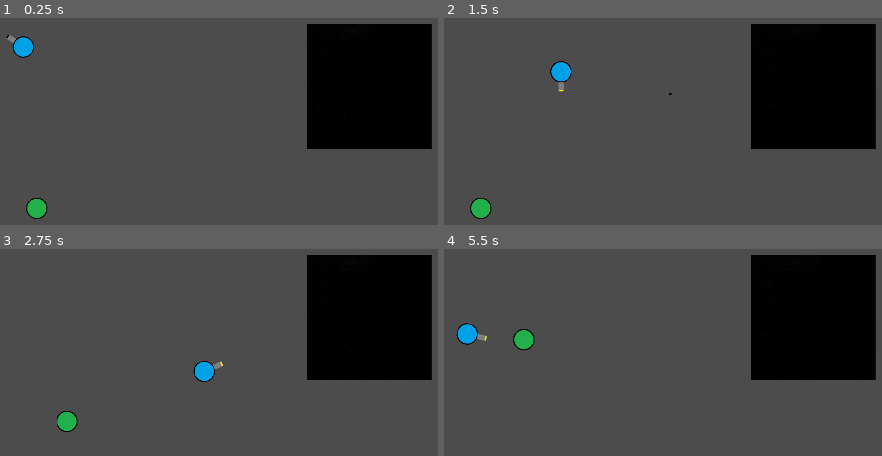
Above: before the commit, frames 1-4 (two rows, left to right).
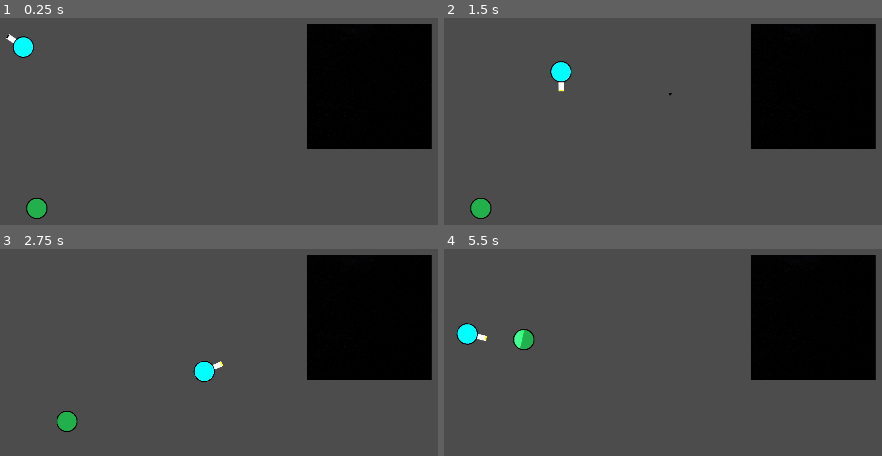
Above: after the commit, the same moments.

Repository: Jey-but-on-github/TP-2-jeux-2D
Game: Godot game, scene res://Scene/Main.tscn
Two runs of this game, one before a commit and one after it. Both use one fixed random seed, a clock stepped at 60 frames per second and the inputs below.
Inputs (mouse positions are in pixels of both pictures, inside the frame that each line leads up to):
- Up to frame 1 (0.25 s): no input
- Up to frame 2 (1.5 s): tap Enter at 0.5 s; move the mouse to (outside the picture) at 0.52 s; hold D (right) 0.53-1.28 s; tap F (fire) at 0.6 s; move the mouse to (562, 193) at 1.27 s; hold S (down) from 1.28 s (still down); tap Z (switch) at 1.35 s
- Up to frame 3 (2.75 s): move the mouse to (359, 302) at 2.02 s; release S (down) at 2.03 s; hold D (right) from 2.03 s (still down); tap F (fire) at 2.1 s
- Up to frame 4 (5.5 s): move the mouse to (outside the picture) at 2.77 s; release D (right) at 2.78 s; hold W (up) 2.78-3.53 s; tap Z (switch) at 2.85, 4.35 s; move the mouse to (outside the picture) at 3.52 s; hold A (left) 3.53-5.03 s; tap F (fire) at 3.6, 5.1 s; move the mouse to (483, 335) at 4.27 s; move the mouse to (759, 402) at 5.02 s; hold S (down) from 5.03 s (still down)

The runs differ from the first frame. In frame 1, 0.4% of the frame differs, in the area x 1-8%, y 7-19%; in frame 2, 0.4%; in frame 3, 0.4%; in frame 4, 0.5%, in the area x 2-19%, y 36-48%.

Commit message:
ajout des structure du niveau 1 2 et 3

Diff:
--- /dev/null
+++ b/Scene/Maps/Lvl1.tscn
@@ -0,0 +1,85 @@
+[gd_scene load_steps=4 format=2]
+
+[ext_resource path="res://Scene/Mur.tscn" type="PackedScene" id=1]
+[ext_resource path="res://Scene/plancher.tscn" type="PackedScene" id=2]
+[ext_resource path="res://Scene/Player/Player.tscn" type="PackedScene" id=3]
+
+[node name="Test Map" type="Node"]
+
+[node name="Sprite" parent="." instance=ExtResource( 2 )]
+position = Vector2( 23788, 1120.33 )
+scale = Vector2( 186.865, 6.1865 )
+
+[node name="KinematicBody2D2" parent="." instance=ExtResource( 1 )]
+position = Vector2( 4203.27, 825.172 )
+scale = Vector2( -1.08181, -5.54009 )
+
+[node name="KinematicBody2D9" parent="." instance=ExtResource( 1 )]
+position = Vector2( 5185.44, 78.4558 )
+scale = Vector2( -5.84776, -0.611341 )
+
+[node name="KinematicBody2D10" parent="." instance=ExtResource( 1 )]
+position = Vector2( 5151.8, -385.719 )
+scale = Vector2( -5.84776, -0.611341 )
+
+[node name="KinematicBody2D11" parent="." instance=ExtResource( 1 )]
+position = Vector2( 5991.81, 646.281 )
+scale = Vector2( -0.647759, 4.42866 )
+
+[node name="KinematicBody2D12" parent="." instance=ExtResource( 1 )]
+position = Vector2( 5959.81, -977.719 )
+scale = Vector2( -0.647759, 4.42866 )
+
+[node name="KinematicBody2D13" parent="." instance=ExtResource( 1 )]
+position = Vector2( 7239.81, -1537.72 )
+scale = Vector2( -9.08047, 0.725902 )
+
+[node name="KinematicBody2D14" parent="." instance=ExtResource( 1 )]
+position = Vector2( 7263.81, 1214.28 )
+scale = Vector2( -9.08047, 0.725902 )
+
+[node name="KinematicBody2D15" parent="." instance=ExtResource( 1 )]
+position = Vector2( 8479.81, -161.719 )
+scale = Vector2( -0.920467, 9.8459 )
+
+[node name="KinematicBody2D8" parent="." instance=ExtResource( 1 )]
+position = Vector2( 1629.96, 1349.53 )
+scale = Vector2( -0.481811, -3.50009 )
+
+[node name="KinematicBody2D16" parent="." instance=ExtResource( 1 )]
+position = Vector2( 667.787, 1114.33 )
+scale = Vector2( 4.51819, -0.740092 )
+
+[node name="KinematicBody2D" parent="." instance=ExtResource( 1 )]
+position = Vector2( -153.072, 648.797 )
+scale = Vector2( -1.08181, -6.38009 )
+
+[node name="KinematicBody2D5" parent="." instance=ExtResource( 1 )]
+position = Vector2( 3168.08, 250.662 )
+scale = Vector2( -0.518533, -3.64567 )
+
+[node name="KinematicBody2D6" parent="." instance=ExtResource( 1 )]
+position = Vector2( 3556.13, 719.353 )
+rotation = 1.5708
+scale = Vector2( -0.518533, -2.08567 )
+
+[node name="KinematicBody2D3" parent="." instance=ExtResource( 1 )]
+position = Vector2( 2023.56, -460.078 )
+rotation = 1.5708
+scale = Vector2( -1.08181, -15.6201 )
+
+[node name="KinematicBody2D4" parent="." instance=ExtResource( 1 )]
+position = Vector2( 2023.56, 1751.42 )
+rotation = 1.5708
+scale = Vector2( -1.08181, -15.6201 )
+
+[node name="Player" parent="." instance=ExtResource( 3 )]
+position = Vector2( 512.421, 449.492 )
+
+[node name="Camera2D" type="Camera2D" parent="Player"]
+current = true
+
+[node name="CanvasModulate" type="CanvasModulate" parent="."]
+
+[node name="KinematicBody2D7" parent="." instance=ExtResource( 1 )]
+position = Vector2( 1106.21, 443.492 )
--- /dev/null
+++ b/Scene/Maps/Lvl2.tscn
@@ -0,0 +1,142 @@
+[gd_scene load_steps=4 format=2]
+
+[ext_resource path="res://Scene/Mur.tscn" type="PackedScene" id=1]
+[ext_resource path="res://Scene/Player/Player.tscn" type="PackedScene" id=2]
+[ext_resource path="res://Ressource/Map Asset/plancher.jpg" type="Texture" id=3]
+
+[node name="Niveau 1" type="Node"]
+
+[node name="CanvasModulate" type="CanvasModulate" parent="."]
+
+[node name="Sprite" type="Sprite" parent="."]
+scale = Vector2( 12.8492, -12.6721 )
+texture = ExtResource( 3 )
+
+[node name="Mur" parent="." instance=ExtResource( 1 )]
+position = Vector2( 447.437, 698.676 )
+scale = Vector2( 2.96767, 0.245621 )
+
+[node name="Mur4" parent="." instance=ExtResource( 1 )]
+position = Vector2( 1465.45, 698.676 )
+scale = Vector2( 2.96767, 0.245621 )
+
+[node name="Mur15" parent="." instance=ExtResource( 1 )]
+position = Vector2( 1559.14, 1056.86 )
+scale = Vector2( 2.40767, 0.245621 )
+
+[node name="Mur5" parent="." instance=ExtResource( 1 )]
+position = Vector2( 1049.45, 917.116 )
+scale = Vector2( 0.20767, 1.24562 )
+
+[node name="Mur6" parent="." instance=ExtResource( 1 )]
+position = Vector2( 862.657, 917.702 )
+scale = Vector2( 0.20767, 1.24562 )
+
+[node name="Mur7" parent="." instance=ExtResource( 1 )]
+position = Vector2( -65.3539, 1123.7 )
+scale = Vector2( 5.34725, -0.311562 )
+
+[node name="Mur13" parent="." instance=ExtResource( 1 )]
+position = Vector2( 507.416, 1698.06 )
+scale = Vector2( 9.37875, -0.372553 )
+
+[node name="Mur18" parent="." instance=ExtResource( 1 )]
+position = Vector2( 503.641, -76.4224 )
+scale = Vector2( 9.37875, -0.372553 )
+
+[node name="Mur11" parent="." instance=ExtResource( 1 )]
+position = Vector2( 714.286, 1350.23 )
+scale = Vector2( 0.199556, 1.22122 )
+
+[node name="Mur20" parent="." instance=ExtResource( 1 )]
+position = Vector2( 327.298, 1459.72 )
+scale = Vector2( 0.199556, 1.22122 )
+
+[node name="Mur21" parent="." instance=ExtResource( 1 )]
+position = Vector2( -88.1051, 1358.81 )
+scale = Vector2( 0.199556, 1.22122 )
+
+[node name="Mur22" parent="." instance=ExtResource( 1 )]
+position = Vector2( -562.371, 1410.95 )
+scale = Vector2( 2.03956, 0.22122 )
+
+[node name="Mur23" parent="." instance=ExtResource( 1 )]
+position = Vector2( -399.237, 1513.54 )
+scale = Vector2( 0.15956, 0.472201 )
+
+[node name="Mur12" parent="." instance=ExtResource( 1 )]
+position = Vector2( 1904.96, 307.695 )
+scale = Vector2( 0.199556, 2.74122 )
+
+[node name="Mur19" parent="." instance=ExtResource( 1 )]
+position = Vector2( 1051.8, 414.044 )
+scale = Vector2( 0.188547, 2.09608 )
+
+[node name="Mur16" parent="." instance=ExtResource( 1 )]
+position = Vector2( 1904.96, 1212.37 )
+scale = Vector2( 0.199556, 3.18122 )
+
+[node name="Mur9" parent="." instance=ExtResource( 1 )]
+position = Vector2( -455.244, 695.065 )
+scale = Vector2( 3.17866, -0.263315 )
+
+[node name="Mur8" parent="." instance=ExtResource( 1 )]
+position = Vector2( 6.70755, 982.112 )
+scale = Vector2( 0.186095, -1.17096 )
+
+[node name="Mur10" parent="." instance=ExtResource( 1 )]
+position = Vector2( -895.274, 961.136 )
+scale = Vector2( 0.186095, -1.53096 )
+
+[node name="Mur17" parent="." instance=ExtResource( 1 )]
+position = Vector2( -901.9, 93.6175 )
+scale = Vector2( 0.186095, -1.37096 )
+
+[node name="Mur24" parent="." instance=ExtResource( 1 )]
+position = Vector2( -906.138, 572.495 )
+scale = Vector2( 0.186095, -0.970963 )
+
+[node name="Mur25" parent="." instance=ExtResource( 1 )]
+position = Vector2( -435.736, 458.073 )
+scale = Vector2( 0.186095, -1.41096 )
+
+[node name="Mur26" parent="." instance=ExtResource( 1 )]
+position = Vector2( 210.072, 289.894 )
+scale = Vector2( 4.5061, -0.330963 )
+
+[node name="Mur27" parent="." instance=ExtResource( 1 )]
+position = Vector2( -1417.76, 572.18 )
+scale = Vector2( 3.5461, -0.210963 )
+
+[node name="Mur28" parent="." instance=ExtResource( 1 )]
+position = Vector2( -1422.25, 217.482 )
+scale = Vector2( 3.5461, -0.210963 )
+
+[node name="Mur29" parent="." instance=ExtResource( 1 )]
+position = Vector2( -1934.1, 397.076 )
+scale = Vector2( 0.146095, 1.06904 )
+
+[node name="Mur30" parent="." instance=ExtResource( 1 )]
+position = Vector2( 1356.96, 1371.37 )
+scale = Vector2( 1.10609, 1.06904 )
+
+[node name="Mur14" parent="." instance=ExtResource( 1 )]
+position = Vector2( -897.519, 1394.41 )
+scale = Vector2( 0.186095, -2.09096 )
+
+[node name="Mur2" parent="." instance=ExtResource( 1 )]
+position = Vector2( 254.732, 478.763 )
+scale = Vector2( 1.68767, 0.245621 )
+
+[node name="Mur3" parent="." instance=ExtResource( 1 )]
+position = Vector2( 27.5338, 587.114 )
+scale = Vector2( 0.180792, -0.555133 )
+
+[node name="Player" parent="." instance=ExtResource( 2 )]
+position = Vector2( 137.907, 595.355 )
+
+[node name="Camera2D" type="Camera2D" parent="Player"]
+position = Vector2( -0.309006, -0.99823 )
+scale = Vector2( -21.5103, 0.380986 )
+current = true
+zoom = Vector2( 0.6, 0.6 )
--- /dev/null
+++ b/Scene/Maps/Lvl3.tscn
@@ -0,0 +1,247 @@
+[gd_scene load_steps=3 format=2]
+
+[ext_resource path="res://Scene/Mur.tscn" type="PackedScene" id=1]
+[ext_resource path="res://Ressource/Map Asset/plancher.jpg" type="Texture" id=2]
+
+[node name="Node" type="Node"]
+
+[node name="Sprite" type="Sprite" parent="."]
+position = Vector2( 802.811, 373.074 )
+scale = Vector2( 40.1351, 39.5139 )
+texture = ExtResource( 2 )
+
+[node name="Mur" parent="." instance=ExtResource( 1 )]
+position = Vector2( -1061.59, 681.231 )
+scale = Vector2( -7.09773, 0.464369 )
+
+[node name="Mur4" parent="." instance=ExtResource( 1 )]
+position = Vector2( -39.6416, 1131.19 )
+scale = Vector2( 0.398336, 3.37107 )
+
+[node name="Mur5" parent="." instance=ExtResource( 1 )]
+position = Vector2( -69.8457, -212.887 )
+scale = Vector2( 0.398336, 3.37107 )
+
+[node name="Mur6" parent="." instance=ExtResource( 1 )]
+position = Vector2( 1040.15, -635.742 )
+scale = Vector2( 7.83834, 0.571066 )
+
+[node name="Mur7" parent="." instance=ExtResource( 1 )]
+position = Vector2( 1085.46, 1546.5 )
+scale = Vector2( 7.83834, 0.571066 )
+
+[node name="Mur8" parent="." instance=ExtResource( 1 )]
+position = Vector2( 4021.46, 1562.5 )
+scale = Vector2( 7.83834, 0.571066 )
+
+[node name="Mur9" parent="." instance=ExtResource( 1 )]
+position = Vector2( 2176.93, 1925.35 )
+scale = Vector2( 0.558339, 3.05107 )
+
+[node name="Mur10" parent="." instance=ExtResource( 1 )]
+position = Vector2( 1140.93, 2297.35 )
+scale = Vector2( 7.47834, 0.571067 )
+
+[node name="Mur11" parent="." instance=ExtResource( 1 )]
+position = Vector2( 2939.01, 1935.83 )
+scale = Vector2( 0.678341, 3.05107 )
+
+[node name="Mur12" parent="." instance=ExtResource( 1 )]
+position = Vector2( 4145.97, 2287.83 )
+scale = Vector2( 8.71834, 0.691066 )
+
+[node name="Mur13" parent="." instance=ExtResource( 1 )]
+position = Vector2( 5362.19, 3272.12 )
+scale = Vector2( 0.638337, 7.21106 )
+
+[node name="Mur14" parent="." instance=ExtResource( 1 )]
+position = Vector2( 4196.88, 4256.41 )
+scale = Vector2( 8.39834, 0.771064 )
+
+[node name="Mur15" parent="." instance=ExtResource( 1 )]
+position = Vector2( 3717.42, 2710.16 )
+scale = Vector2( 0.718339, 3.45107 )
+
+[node name="Mur16" parent="." instance=ExtResource( 1 )]
+position = Vector2( 4225.39, 3103.83 )
+scale = Vector2( 3.99834, 0.931066 )
+
+[node name="Mur17" parent="." instance=ExtResource( 1 )]
+position = Vector2( 136.239, 2900.65 )
+scale = Vector2( 0.95834, 4.45107 )
+
+[node name="Mur18" parent="." instance=ExtResource( 1 )]
+position = Vector2( 1240.24, 4244.65 )
+scale = Vector2( -8.08934, 0.899578 )
+
+[node name="Mur19" parent="." instance=ExtResource( 1 )]
+position = Vector2( -357.802, 3411.71 )
+scale = Vector2( -4.16934, 0.899578 )
+
+[node name="Mur20" parent="." instance=ExtResource( 1 )]
+position = Vector2( -840.917, 2614.99 )
+scale = Vector2( -0.889338, 6.21958 )
+
+[node name="Mur21" parent="." instance=ExtResource( 1 )]
+position = Vector2( -1726.39, 4242.53 )
+scale = Vector2( 12.6859, 0.816963 )
+
+[node name="Mur22" parent="." instance=ExtResource( 1 )]
+position = Vector2( -3536.35, 2948 )
+scale = Vector2( 0.798993, 8.01184 )
+
+[node name="Mur23" parent="." instance=ExtResource( 1 )]
+position = Vector2( -2193.86, 1845.24 )
+scale = Vector2( 9.39899, 0.811838 )
+
+[node name="Mur24" parent="." instance=ExtResource( 1 )]
+position = Vector2( -2805.17, 2660.32 )
+scale = Vector2( 5.59899, 0.811838 )
+
+[node name="Mur25" parent="." instance=ExtResource( 1 )]
+position = Vector2( -2074, 2396.62 )
+scale = Vector2( 0.758991, 0.971833 )
+
+[node name="Mur26" parent="." instance=ExtResource( 1 )]
+position = Vector2( 5113.4, 383.799 )
+scale = Vector2( 0.758991, 7.93183 )
+
+[node name="Mur27" parent="." instance=ExtResource( 1 )]
+position = Vector2( 3983.17, -657.536 )
+scale = Vector2( 8.27899, 0.811831 )
+
+[node name="Mur28" parent="." instance=ExtResource( 1 )]
+position = Vector2( 2080.37, -1179.83 )
+scale = Vector2( 0.918989, 4.01183 )
+
+[node name="Mur29" parent="." instance=ExtResource( 1 )]
+position = Vector2( 2872.33, -1157.2 )
+scale = Vector2( 0.918989, 4.01183 )
+
+[node name="Mur30" parent="." instance=ExtResource( 1 )]
+position = Vector2( 4894.48, -1609.43 )
+scale = Vector2( 14.319, 1.05183 )
+
+[node name="Mur31" parent="." instance=ExtResource( 1 )]
+position = Vector2( 1088.56, -1652.2 )
+scale = Vector2( 7.51899, 1.05183 )
+
+[node name="Mur32" parent="." instance=ExtResource( 1 )]
+position = Vector2( 133.518, -2878.07 )
+scale = Vector2( 1.31899, 9.17183 )
+
+[node name="Mur33" parent="." instance=ExtResource( 1 )]
+position = Vector2( -593.456, -4075.44 )
+scale = Vector2( -6.20101, 1.09183 )
+
+[node name="Mur34" parent="." instance=ExtResource( 1 )]
+position = Vector2( -1348.55, -2489.73 )
+scale = Vector2( -1.32101, 11.4918 )
+
+[node name="Mur35" parent="." instance=ExtResource( 1 )]
+position = Vector2( -3238.83, -878.391 )
+scale = Vector2( 13.639, 0.891832 )
+
+[node name="Mur36" parent="." instance=ExtResource( 1 )]
+position = Vector2( -5111.03, -3589.35 )
+scale = Vector2( 1.27899, 18.7318 )
+
+[node name="Mur38" parent="." instance=ExtResource( 1 )]
+position = Vector2( 870.793, -6197.35 )
+scale = Vector2( 40.959, 1.37184 )
+
+[node name="Mur40" parent="." instance=ExtResource( 1 )]
+position = Vector2( 2926.98, -2286.55 )
+scale = Vector2( 1.18178, 5.09184 )
+
+[node name="Mur41" parent="." instance=ExtResource( 1 )]
+position = Vector2( 2181.11, -2871.16 )
+scale = Vector2( 6.26178, 1.33184 )
+
+[node name="Mur42" parent="." instance=ExtResource( 1 )]
+position = Vector2( 1435.24, -3959.73 )
+scale = Vector2( -1.44766, 8.52085 )
+
+[node name="Mur43" parent="." instance=ExtResource( 1 )]
+position = Vector2( 1410.55, 744.654 )
+scale = Vector2( 10.0323, 0.720853 )
+
+[node name="Mur44" parent="." instance=ExtResource( 1 )]
+position = Vector2( 4646.27, 710.713 )
+scale = Vector2( 3.59234, 0.720853 )
+
+[node name="Mur45" parent="." instance=ExtResource( 1 )]
+position = Vector2( 2802.14, 891.733 )
+scale = Vector2( 0.752339, 1.60085 )
+
+[node name="Mur46" parent="." instance=ExtResource( 1 )]
+position = Vector2( 2873.97, -5088.75 )
+scale = Vector2( 1.31234, 8.40085 )
+
+[node name="Mur47" parent="." instance=ExtResource( 1 )]
+position = Vector2( 3879.7, -4029.14 )
+scale = Vector2( 8.03234, 1.40085 )
+
+[node name="Mur48" parent="." instance=ExtResource( 1 )]
+position = Vector2( 8802.94, -5116.48 )
+scale = Vector2( 14.8723, 1.40085 )
+
+[node name="Mur49" parent="." instance=ExtResource( 1 )]
+position = Vector2( 10826.6, -7079.74 )
+scale = Vector2( 1.79234, 13.8409 )
+
+[node name="Mur50" parent="." instance=ExtResource( 1 )]
+position = Vector2( 8893.55, -8831.57 )
+scale = Vector2( 14.3123, 1.96085 )
+
+[node name="Mur51" parent="." instance=ExtResource( 1 )]
+position = Vector2( 6749.07, -7563.01 )
+scale = Vector2( 1.95234, 10.4009 )
+
+[node name="Mur52" parent="." instance=ExtResource( 1 )]
+position = Vector2( -2861.77, -4466.18 )
+scale = Vector2( 1.95234, 10.4009 )
+
+[node name="Mur53" parent="." instance=ExtResource( 1 )]
+position = Vector2( 2357.64, 6429.33 )
+scale = Vector2( 0.872337, 15.5209 )
+
+[node name="Mur54" parent="." instance=ExtResource( 1 )]
+position = Vector2( 3041.85, 6443.59 )
+scale = Vector2( 0.872337, 15.5209 )
+
+[node name="Mur55" parent="." instance=ExtResource( 1 )]
+position = Vector2( 4510.05, 8596 )
+scale = Vector2( 10.6323, 1.24085 )
+
+[node name="Mur56" parent="." instance=ExtResource( 1 )]
+position = Vector2( 882.255, 8560.08 )
+scale = Vector2( 10.6323, 1.24085 )
+
+[node name="Mur57" parent="." instance=ExtResource( 1 )]
+position = Vector2( 2678.19, 11361.7 )
+scale = Vector2( 22.6323, 1.24085 )
+
+[node name="Mur58" parent="." instance=ExtResource( 1 )]
+position = Vector2( 5731.29, 9996.83 )
+scale = Vector2( 2.11234, 10.2809 )
+
+[node name="Mur59" parent="." instance=ExtResource( 1 )]
+position = Vector2( -446.739, 9924.99 )
+scale = Vector2( 2.11234, 10.2809 )
+
+[node name="Mur39" parent="." instance=ExtResource( 1 )]
+position = Vector2( 6798.84, -3394.45 )
+scale = Vector2( 1.95899, 12.6118 )
+
+[node name="Mur37" parent="." instance=ExtResource( 1 )]
+position = Vector2( -3725.32, -1907.94 )
+scale = Vector2( -8.93532, -1.58369 )
+
+[node name="Mur2" parent="." instance=ExtResource( 1 )]
+position = Vector2( -1067.26, 261.139 )
+scale = Vector2( -7.09773, 0.464369 )
+
+[node name="Mur3" parent="." instance=ExtResource( 1 )]
+position = Vector2( -2060.72, 459.831 )
+scale = Vector2( -0.497727, 1.54437 )
--- a/Scene/Maps/Map test.tscn
+++ /dev/null
@@ -1,58 +0,0 @@
-[gd_scene load_steps=5 format=2]
-
-[ext_resource path="res://Scene/Mur.tscn" type="PackedScene" id=1]
-[ext_resource path="res://Scene/Player/Player.tscn" type="PackedScene" id=2]
-[ext_resource path="res://Scene/plancher.tscn" type="PackedScene" id=3]
-[ext_resource path="res://Ressource/Map Asset/light.png" type="Texture" id=4]
-
-[node name="Test Map" type="Node"]
-
-[node name="Sprite" parent="." instance=ExtResource( 3 )]
-position = Vector2( 743.332, 133.261 )
-scale = Vector2( 186.865, 3.56759 )
-
-[node name="ParallaxBackground" type="ParallaxBackground" parent="."]
-
-[node name="KinematicBody2D2" parent="." instance=ExtResource( 1 )]
-position = Vector2( 4210, 636.811 )
-scale = Vector2( -1.08181, -6.38009 )
-
-[node name="KinematicBody2D" parent="." instance=ExtResource( 1 )]
-position = Vector2( -153.072, 648.797 )
-scale = Vector2( -1.08181, -6.38009 )
-
-[node name="KinematicBody2D5" parent="." instance=ExtResource( 1 )]
-position = Vector2( 3168.08, 250.662 )
-scale = Vector2( -0.518533, -3.64567 )
-
-[node name="KinematicBody2D6" parent="." instance=ExtResource( 1 )]
-position = Vector2( 3556.13, 719.353 )
-rotation = 1.5708
-scale = Vector2( -0.518533, -2.08567 )
-
-[node name="KinematicBody2D3" parent="." instance=ExtResource( 1 )]
-position = Vector2( 2023.56, -460.078 )
-rotation = 1.5708
-scale = Vector2( -1.08181, -15.6201 )
-
-[node name="KinematicBody2D4" parent="." instance=ExtResource( 1 )]
-position = Vector2( 2023.56, 1751.42 )
-rotation = 1.5708
-scale = Vector2( -1.08181, -15.6201 )
-
-[node name="Player" parent="." instance=ExtResource( 2 )]
-position = Vector2( 512.421, 449.492 )
-
-[node name="Camera2D" type="Camera2D" parent="Player"]
-current = true
-
-[node name="Light2D" type="Light2D" parent="Player"]
-position = Vector2( 1.81427, 3.62622 )
-scale = Vector2( 8.07906, 8.07906 )
-texture = ExtResource( 4 )
-shadow_enabled = true
-
-[node name="CanvasModulate" type="CanvasModulate" parent="."]
-
-[node name="KinematicBody2D7" parent="." instance=ExtResource( 1 )]
-position = Vector2( 1106.21, 443.492 )
--- a/Scene/Player/Player.tscn
+++ b/Scene/Player/Player.tscn
@@ -1,8 +1,9 @@
-[gd_scene load_steps=5 format=2]
+[gd_scene load_steps=6 format=2]
 
 [ext_resource path="res://Ressource/Characters/survivor.png" type="Texture" id=1]
 [ext_resource path="res://Script/Player.gd" type="Script" id=2]
 [ext_resource path="res://Scene/Player/Gun.tscn" type="PackedScene" id=3]
+[ext_resource path="res://Ressource/Map Asset/light.png" type="Texture" id=4]
 
 [sub_resource type="CircleShape2D" id=1]
 radius = 52.6387
@@ -28,4 +29,10 @@
 
 [node name="ShootCooldown" type="Timer" parent="."]
 
+[node name="Light2D" type="Light2D" parent="."]
+position = Vector2( 1.81427, 3.62622 )
+scale = Vector2( 8.07906, 8.07906 )
+texture = ExtResource( 4 )
+shadow_enabled = true
+
 [connection signal="timeout" from="ShootCooldown" to="." method="_on_ShootCooldown_timeout"]
